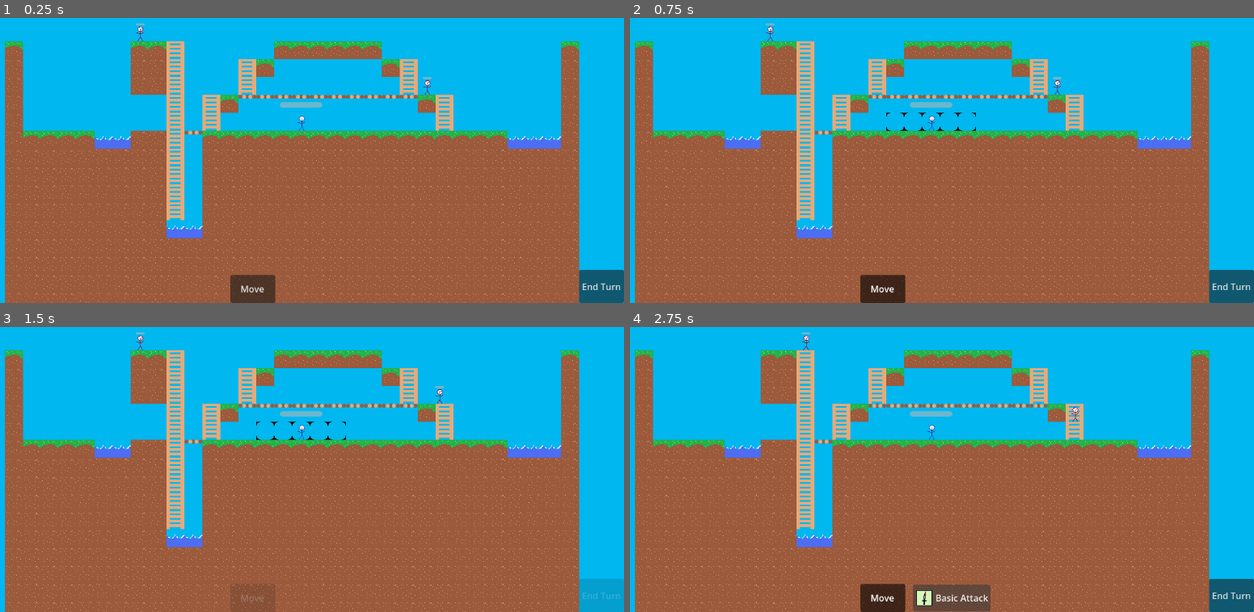
Above: before the commit, frames 1-4 (two rows, left to right).
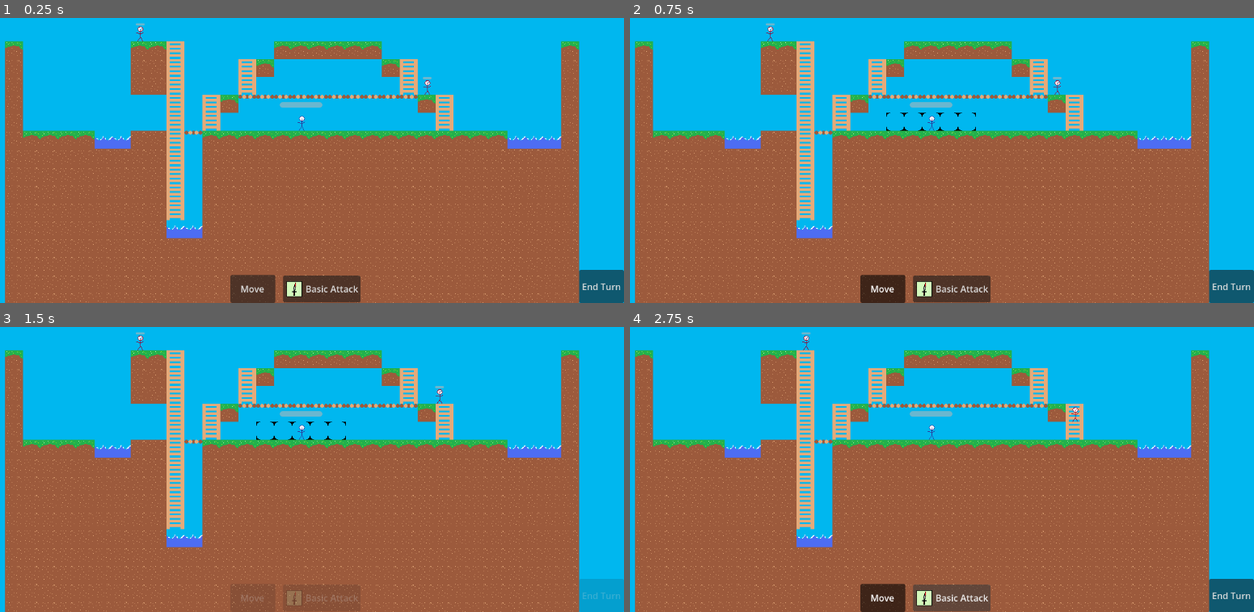
Above: after the commit, the same moments.

Repository: Oz315/Turn_Based_Game
Game: Godot game, scene res://main.tscn
The game is run twice, just before and just after one commit, with the same random seed, the same clock (stepped at 60 frames per second) and the same inputs.
Inputs:
- Up to frame 1 (0.25 s): no input
- Up to frame 2 (0.75 s): click "Move" at 0.5 s
- Up to frame 3 (1.5 s): click "End Turn" at 1.25 s
- Up to frame 4 (2.75 s): click "Basic Attack" at 2 s

The runs differ from the first frame. In frame 1, 1.2% of the frame differs, in the area x 45-58%, y 90-100%; in frame 2, 1.2%; in frame 3, 0.1%; in frame 4, nothing differs.

Commit message:
player turn signal

Diff:
--- a/enemies.gd
+++ b/enemies.gd
@@ -1,4 +1,7 @@
 extends Node2D
+
+# Type hints
+class_name Enemy
 
 #this is updated by level, check levels.gd for more details
 var level
--- a/hud.gd
+++ b/hud.gd
@@ -1,6 +1,9 @@
 extends CanvasLayer
 
 signal end_turn
+
+func _ready():
+	SignalBus.player_turn.connect(_on_player_turn)
 
 ## Create a button for each action provided, and link it to the players _on_request_action() function
 func display_actions(actions: Array[TurnAction]):
@@ -18,6 +21,9 @@
 func _on_attack_pressed(btn: Button, action: TurnAction):
 	var player = get_tree().get_first_node_in_group("player_units")
 	player._on_request_action(action)
+
+func _on_player_turn(player: Player):
+	display_actions(player.actions)
 
 #This locking function of ui is because of issues I was having with the player turn starting before enemies finished moving
 func lock_ui(locked):
--- a/levels.gd
+++ b/levels.gd
@@ -21,9 +21,16 @@
 	move_layer = %MoveOverlay
 	make_grid()
 	var units = get_tree().get_nodes_in_group("player_units") + get_tree().get_nodes_in_group("enemy_units")
+	var player = null
 	for unit in units:
+		if unit is Player:
+			player = unit
 		unit.level = self #updates the variable level in enemies and player
 	SignalBus.any_moved.connect(_on_any_moved)
+
+	# HACK: Im not sure where to put this, but player turns seem to happen without
+	# the turn() function at the start of each level
+	SignalBus.player_turn.emit(player)
 
 
 func tile_pos(node: Node2D):
--- a/player.gd
+++ b/player.gd
@@ -1,4 +1,7 @@
 extends Node2D
+
+# Type hints
+class_name Player
 
 #check levels.gd for more details about the level variable here
 var level
@@ -30,6 +33,7 @@
 	health_component.health_depleted.connect(_on_health_depleted)
 	health_component.health = health_component.max_health
 	health_bar.value = 100
+
 
 
 func _on_health_changed(delta: int):
--- a/signal_bus.gd
+++ b/signal_bus.gd
@@ -1,3 +1,11 @@
 extends Node
+## Autoload global script to hold signals that reach across scenes
+##
+## If you want to trigger something in the UI on player turns, in _ready()
+## connect player_turn to some local _on_player_turn(player) function:
+##
+## SignalBus.player_turn.connect(_on_player_turn)
 
 signal any_moved
+
+signal player_turn(player: Player)
--- a/turn_queue.gd
+++ b/turn_queue.gd
@@ -20,5 +20,6 @@
 	# when character sprite clicked then play or something
 	var all_players = get_tree().get_nodes_in_group("player_units")
 	for player in all_players:
-		get_parent().get_node("HUD").display_actions(player.actions)
-		player.new_turn()
+		if player is Player:
+			SignalBus.player_turn.emit(player)
+			player.new_turn()
